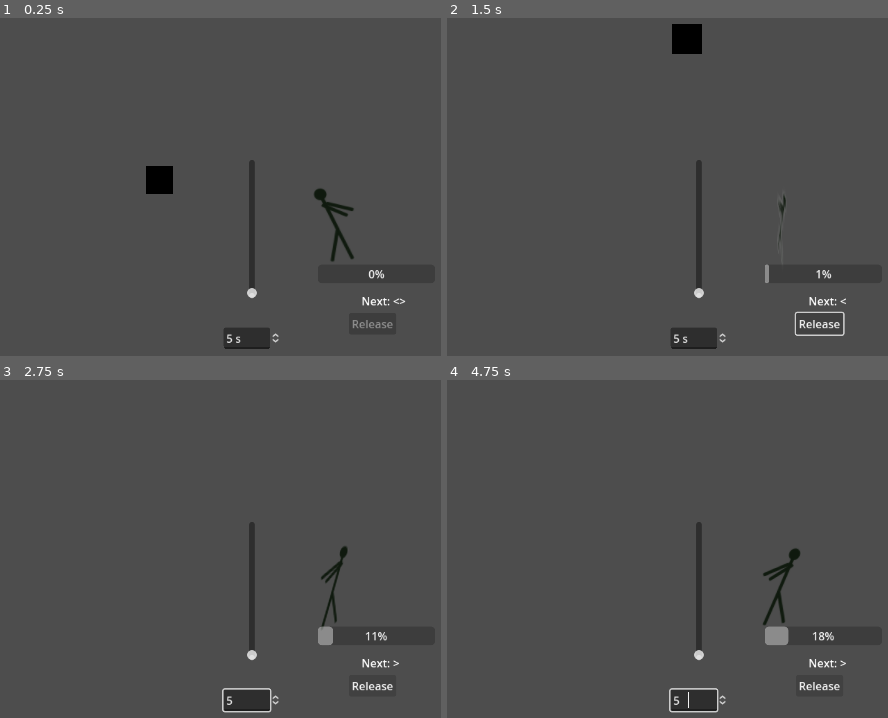
Above: before the commit, frames 1-4 (two rows, left to right).
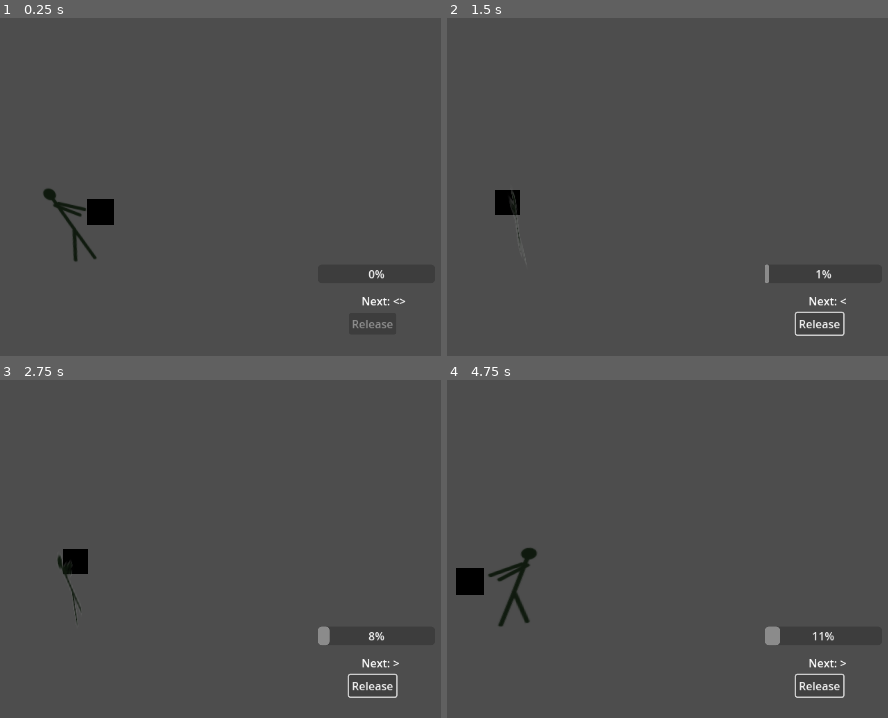
Above: after the commit, the same moments.

Repository: AntonioDell/wurf_mann
Game: Godot game, scene res://test.tscn
The game is run twice, just before and just after one commit, with the same random seed, the same clock (stepped at 60 frames per second) and the same inputs.
Inputs:
- Up to frame 1 (0.25 s): no input
- Up to frame 2 (1.5 s): tap Enter at 0.5 s; hold Right (increase_charge_right) 0.53-1.25 s; tap Space (release_throw) at 0.6 s; click "Release" at 1.25 s
- Up to frame 3 (2.75 s): hold Left (increase_charge_left) from 2.03 s (still down); tap Space (release_throw) at 2.1 s
- Up to frame 4 (4.75 s): release Left (increase_charge_left) at 2.78 s; hold Right (increase_charge_right) 2.78-4.28 s; tap Space (release_throw) at 2.85, 3.6, 4.35 s; hold Left (increase_charge_left) from 4.28 s (still down)

The runs differ from the first frame. In frame 1, 3.1% of the frame differs, in the area x 9-81%, y 42-98%; in frame 2, 2.3%; in frame 3, 2.5%; in frame 4, 3.3%, in the area x 2-91%, y 42-99%.

Commit message:
Create functional throw mechanic

Diff:
--- a/charge_input.gd
+++ b/charge_input.gd
@@ -2,17 +2,18 @@
 class_name ChargeInput
 
 
-signal charge_changed(charge: float)
+signal charge_changed(new_charge: float, old_charge: float)
 signal input_registered(input: int)
 
 
 const BASE_CHARGE_INCREASE = 0.1
 
-
+@export var release_input: ReleaseInput
 @export var charge := 0.0:
 	set(value):
-		charge = clampf(value, 0, 1)
-		charge_changed.emit(charge)
+		var new_charge = clampf(value, 0, 1)
+		charge_changed.emit(new_charge, charge)
+		charge = new_charge
 		if charge == 0:
 			last_input = 0
 			_reset_decrease_delay_timer()
@@ -27,6 +28,9 @@
 var time_since_last_press := 0.0
 var decrease_factor := 0.0
 
+
+func _ready():
+	release_input.release_input.connect(func(): charge = 0)
 
 func _on_decrease_delay_timer_timeout():
 	decrease_factor = .25
--- a/projectile_motion.gd
+++ b/projectile_motion.gd
@@ -32,7 +32,6 @@
 
 func _get_angular_velocity(charge: float) -> float:
 	var angular_velocity = lerpf(angular_velocity_min, angular_velocity_max, charge)
-	print("Angular velocity", angular_velocity)
 	return angular_velocity
 
 func _get_release_angle(charge: float) -> float:
--- a/release_input.gd
+++ b/release_input.gd
@@ -1,4 +1,5 @@
 extends Node
+class_name ReleaseInput
 
 
 signal release_input()
@@ -16,7 +17,7 @@
 func _ready():
 	charge_input.charge_changed.connect(_on_charge_input_charge_changed)
 
-func _on_charge_input_charge_changed(charge: float):
+func _on_charge_input_charge_changed(charge: float, _old: float):
 	is_release_possible = charge > 0
 
 func _unhandled_input(event):
--- a/rotate_by_charge.gd
+++ b/rotate_by_charge.gd
@@ -1,16 +1,54 @@
-extends RigidBody3D
+extends CharacterBody3D
 class_name RotateByCharge
+
 
 @export var charge_input: ChargeInput
 
-var current_charge: float
-func _ready():
-	charge_input.charge_changed.connect(func(new_charge: float): current_charge = new_charge)
-	charge_input.input_registered.connect(_on_input_registered)
+enum State {
+	IDLE,
+	ROTATING,
+	STOPPING
+}
+
+var charge: float
+var is_charge_zero: float:
+	get:
+		return is_equal_approx(charge, 0)
+var state := State.IDLE
 
 
-func _on_input_registered(input: int):
-	# TODO: Tweak max angular_velocity and torque impulse -> Create utility
-	if angular_velocity.y <= 10:
-		apply_torque_impulse(Vector3(0, 1, 0) * current_charge)
-	# TODO: Make sure to always end the rotation in the right facing direction
+func _ready():
+	charge_input.charge_changed.connect(func(new_charge: float, _old: float): charge = new_charge)
+
+func _physics_process(delta: float):
+	match(state):
+		State.IDLE:
+			_process_idle(delta)
+		State.ROTATING:
+			_process_rotating(delta)
+		State.STOPPING:
+			_process_stopping(delta)
+
+func _process_idle(delta: float):
+	if not is_charge_zero:
+		state = State.ROTATING
+
+func _process_rotating(delta: float):
+	if is_charge_zero:
+		state = State.STOPPING
+		return
+
+	# TODO: Adjust rotation speed with min and max
+	rotate_y(delta * charge * 2 * PI * 5)
+
+func _process_stopping(delta: float):
+	if is_charge_zero and is_equal_approx(rotation.y, 0):
+		state = State.IDLE
+		return
+	elif not is_charge_zero:
+		state = State.ROTATING
+		return
+
+	# FIXME: This will stop the rotation abruptly (adding * delta doesn't work)
+	var rot = (2 * PI) - rotation.y
+	rotate_y(rot)
--- a/test.gd
+++ b/test.gd
@@ -7,42 +7,13 @@
 @onready var simulation: ProjectileMotion = $ProjectileMotion
 @onready var charge_input: ChargeInput = $ChargeInput
 @onready var visualizer: Visualizer = $Visualizer
-@onready var hammer: CharacterBody3D = %Hammer
-@onready var hammer_initial_position := hammer.position
-
-var reset_simulation := false
-var released_charge: float = 0.0
-var time_since_simulation_started: float = 0.0
 
 
-func _process(delta):
-	if reset_simulation:
-		time_since_simulation_started = 0.0
-		visualizer.reset()
-		hammer.position = hammer_initial_position
-		reset_simulation = false
-	if released_charge == 0:
-		return
-
-	var movement = simulation.calculate_velocity(time_since_simulation_started, released_charge)
-	var movement_3d = Vector3(movement.x, movement.y, hammer.position.z)
-	time_since_simulation_started += delta
-	hammer.move_and_collide(movement_3d*delta)
-	# TODO: Don't simulate into infinity
-
-func _on_release_input_release_input():
-	released_charge = charge_input.charge
-	charge_input.charge = 0
-	reset_simulation = true
-
-func _on_charge_input_charge_changed(charge):
+func _on_charge_input_charge_changed(charge, _old):
 	%ChargeVisualizer.value = charge
 
 func _on_release_input_is_release_possible_changed(is_possible):
 	%ReleaseVisualizer.disabled = not is_possible
-
-
-
 
 func _on_charge_input_input_registered(input):
 	var next_input = "<>"
--- a/test.tscn
+++ b/test.tscn
@@ -7,11 +7,13 @@
 [ext_resource type="Script" path="res://Visualizer.gd" id="3_lthso"]
 [ext_resource type="Texture2D" uid="uid://4alukqmqocsa" path="res://stick_figure_spritesheet.svg" id="5_aqa7n"]
 [ext_resource type="Script" path="res://rotate_by_charge.gd" id="7_axeiq"]
+[ext_resource type="Script" path="res://throwable.gd" id="8_tl1w3"]
 
 [sub_resource type="BoxShape3D" id="BoxShape3D_84vw2"]
 size = Vector3(0.932492, 1.96582, 0.196706)
 
 [sub_resource type="BoxShape3D" id="BoxShape3D_054hm"]
+size = Vector3(1, 1, 0.293986)
 
 [sub_resource type="Gradient" id="Gradient_nj4b1"]
 offsets = PackedFloat32Array(0)
@@ -28,7 +30,8 @@
 [node name="ReleaseInput" parent="." node_paths=PackedStringArray("charge_input") instance=ExtResource("2_ujsf7")]
 charge_input = NodePath("../ChargeInput")
 
-[node name="ChargeInput" parent="." instance=ExtResource("2_e14i7")]
+[node name="ChargeInput" parent="." node_paths=PackedStringArray("release_input") instance=ExtResource("2_e14i7")]
+release_input = NodePath("../ReleaseInput")
 
 [node name="ProjectileMotion" parent="." instance=ExtResource("2_fnula")]
 
@@ -50,27 +53,6 @@
 anchor_bottom = 1.0
 grow_horizontal = 2
 grow_vertical = 2
-
-[node name="AngularVelocity" type="VSlider" parent="UI"]
-layout_mode = 0
-offset_left = 442.0
-offset_top = 365.0
-offset_right = 472.0
-offset_bottom = 565.0
-max_value = 1.0
-step = 0.01
-
-[node name="TimeToSimulate" type="SpinBox" parent="UI"]
-layout_mode = 0
-offset_left = 416.0
-offset_top = 607.0
-offset_right = 499.062
-offset_bottom = 638.0
-min_value = 1.0
-max_value = 1000.0
-step = 0.1
-value = 5.0
-suffix = "s"
 
 [node name="ChargeVisualizer" type="ProgressBar" parent="UI"]
 unique_name_in_owner = true
@@ -101,8 +83,8 @@
 
 [node name="3DVisualizer" type="Node3D" parent="."]
 
-[node name="RotateByCharge" type="RigidBody3D" parent="3DVisualizer" node_paths=PackedStringArray("charge_input")]
-transform = Transform3D(1, 0, 0, 0, 1, 0, 0, 0, 1, 0, -3.27311, 0)
+[node name="RotateByCharge" type="CharacterBody3D" parent="3DVisualizer" node_paths=PackedStringArray("charge_input")]
+transform = Transform3D(1, 0, 0, 0, 1, 0, 0, 0, 1, -6.46321, -3.27311, 0)
 collision_layer = 0
 collision_mask = 0
 axis_lock_linear_x = true
@@ -110,8 +92,6 @@
 axis_lock_linear_z = true
 axis_lock_angular_x = true
 axis_lock_angular_z = true
-inertia = Vector3(0.1, 0.1, 0.1)
-angular_damp = 0.5
 script = ExtResource("7_axeiq")
 charge_input = NodePath("../../ChargeInput")
 
@@ -124,17 +104,20 @@
 frame = 1
 region_rect = Rect2(0, 0, 128, 256)
 
-[node name="Hammer" type="CharacterBody3D" parent="3DVisualizer"]
-unique_name_in_owner = true
-transform = Transform3D(1, 0, 0, 0, 1, 0, 0, 0, 1, -4.13854, -2.07527, 0)
+[node name="Throwable" type="CharacterBody3D" parent="3DVisualizer/RotateByCharge" node_paths=PackedStringArray("projectile_motion", "charge_input", "release_input")]
+transform = Transform3D(1, 0, 0, 0, 1, 0, 0, 0, 1, 0.793565, 0.378142, 0)
 axis_lock_linear_z = true
 motion_mode = 1
 platform_on_leave = 2
+script = ExtResource("8_tl1w3")
+projectile_motion = NodePath("../../../ProjectileMotion")
+charge_input = NodePath("../../../ChargeInput")
+release_input = NodePath("../../../ReleaseInput")
 
-[node name="CollisionShape3D" type="CollisionShape3D" parent="3DVisualizer/Hammer"]
+[node name="CollisionShape3D" type="CollisionShape3D" parent="3DVisualizer/RotateByCharge/Throwable"]
 shape = SubResource("BoxShape3D_054hm")
 
-[node name="Sprite3D" type="Sprite3D" parent="3DVisualizer/Hammer"]
+[node name="Sprite3D" type="Sprite3D" parent="3DVisualizer/RotateByCharge/Throwable"]
 billboard = 1
 texture = SubResource("GradientTexture2D_74ydt")
 
@@ -145,8 +128,5 @@
 environment = SubResource("Environment_kn3tw")
 
 [connection signal="is_release_possible_changed" from="ReleaseInput" to="." method="_on_release_input_is_release_possible_changed"]
-[connection signal="release_input" from="ReleaseInput" to="." method="_on_release_input_release_input"]
 [connection signal="charge_changed" from="ChargeInput" to="." method="_on_charge_input_charge_changed"]
 [connection signal="input_registered" from="ChargeInput" to="." method="_on_charge_input_input_registered"]
-[connection signal="value_changed" from="UI/AngularVelocity" to="." method="_on_angular_velocity_value_changed"]
-[connection signal="value_changed" from="UI/TimeToSimulate" to="." method="_on_time_to_simulate_value_changed"]
--- /dev/null
+++ b/throwable.gd
@@ -0,0 +1,45 @@
+extends CharacterBody3D
+
+
+@export_category("Node dependencies")
+@export var projectile_motion: ProjectileMotion
+@export var charge_input: ChargeInput
+@export var release_input: ReleaseInput
+
+var release_charge: float
+var is_released := false
+var time_since_throw_start := 0.0
+
+@onready var initial_position := position
+
+func _ready():
+	charge_input.charge_changed.connect(_on_charge_changed)
+	charge_input.input_registered.connect(_on_input_registered)
+	release_input.release_input.connect(_on_release_input)
+
+func _physics_process(delta):
+	if not is_released:
+		time_since_throw_start = 0
+		return
+
+	var movement = projectile_motion.calculate_velocity(time_since_throw_start, release_charge)
+	var movement_3d = Vector3(movement.x * 2, movement.y, position.z)
+	time_since_throw_start += delta
+	# TODO: Add controllable velocity
+	move_and_collide(movement_3d * delta)
+
+func _on_charge_changed(new_charge: float, old_charge: float):
+	if new_charge == 0 and old_charge > 0:
+		release_charge = old_charge
+
+func _on_release_input():
+	is_released = true
+
+func _on_input_registered(input: int):
+	if input != 0 and is_released:
+		print("Reset")
+		reset()
+
+func reset():
+	is_released = false
+	position = initial_position
Not shown: 1 places in test.tscn that only renumber resources
